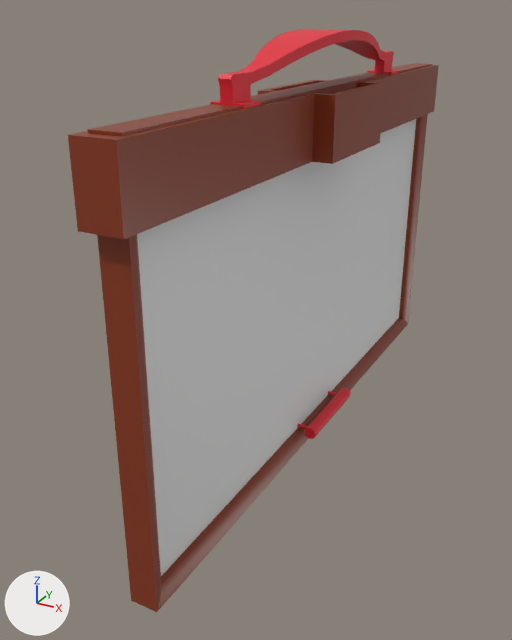
The FBX model Assets/Meshes/Functionality/mesh_ImageFrame.fbx: old version first, new version second.
The view is the same before and after, from a camera (50 mm lens) standing at (1.87, -4.27, 0.64) and looking at (-0.27, -0.38, -1.31). Arrows for +X, +Y and +Z are at lower left; the lights stay in place. Where no turn or scale is listed for an object, it has been applied to the vertices. Vertices at the same position are counted once.

Names of what the first picture shows: 'Border', 'Frame', 'ImagePlane'.
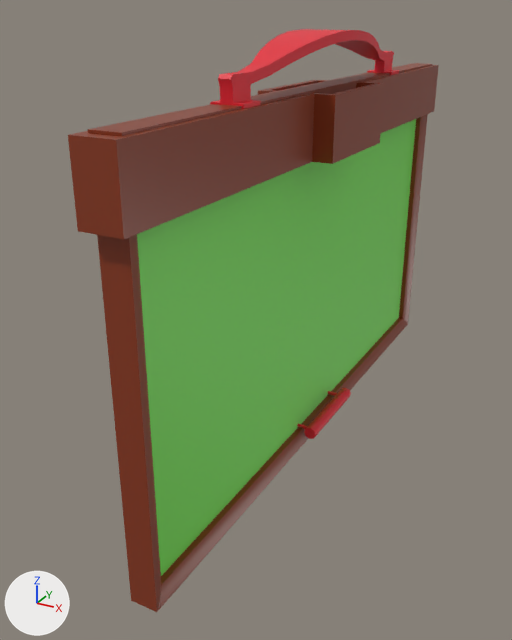
Patch to the scene script:
```diff
--- a/Assets/Meshes/Functionality/mesh_ImageFrame.fbx.py
+++ b/Assets/Meshes/Functionality/mesh_ImageFrame.fbx.py
@@ mat_mat_imageface @@
+mat_mat_imageface = principled_material('mat_ImageFace')
+mat_mat_imageface.base_color = (0.195, 0.8, 0.09)  # green #7ae755
@@ me_cube_016 @@
 me_cube_016.from_pydata(...)  # 108 vertices, 70 faces; spans x -0.18..0.18, y -2.0..2.0, z -1.15..1.15
 # used by ob_imageplane; location = (0.0, 0.0, -1.011)
+# me_cube_016 part 1: the 1 face centred in x 0.01, y 0.0, z 0.0 switches from mat_mat_imageplane (white #e7e7e7) to mat_mat_imageface (green #7ae755)
 me_cube_016.materials.append(mat_mat_imagehandles)
 me_cube_016.materials.append(mat_mat_imageplane)
+me_cube_016.materials.append(mat_mat_imageface)  # green #7ae755
```

What differs and where, as boxes [x1, y1, x2, y2] in the pictures (512 x 640 px):
part 1 of me_cube_016, recoloured (white to green)
    both: [137, 119, 416, 576]
